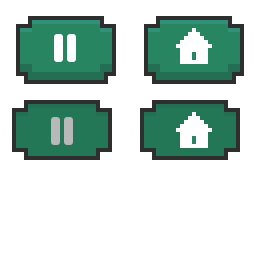
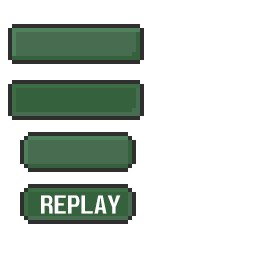
Layered file, before and after one edit (256×256). Changes by layer:
hid "Layer 2" over bbox(51, 117, 73, 145)
hid "Layer 1" over bbox(54, 34, 76, 62)
hid "Button 3" over bbox(12, 16, 244, 160)
renamed "EXIT" to "REPLAY", showed it, painted on it over bbox(41, 195, 121, 214)
showed "Button1 RESUME" over bbox(8, 24, 144, 224)
